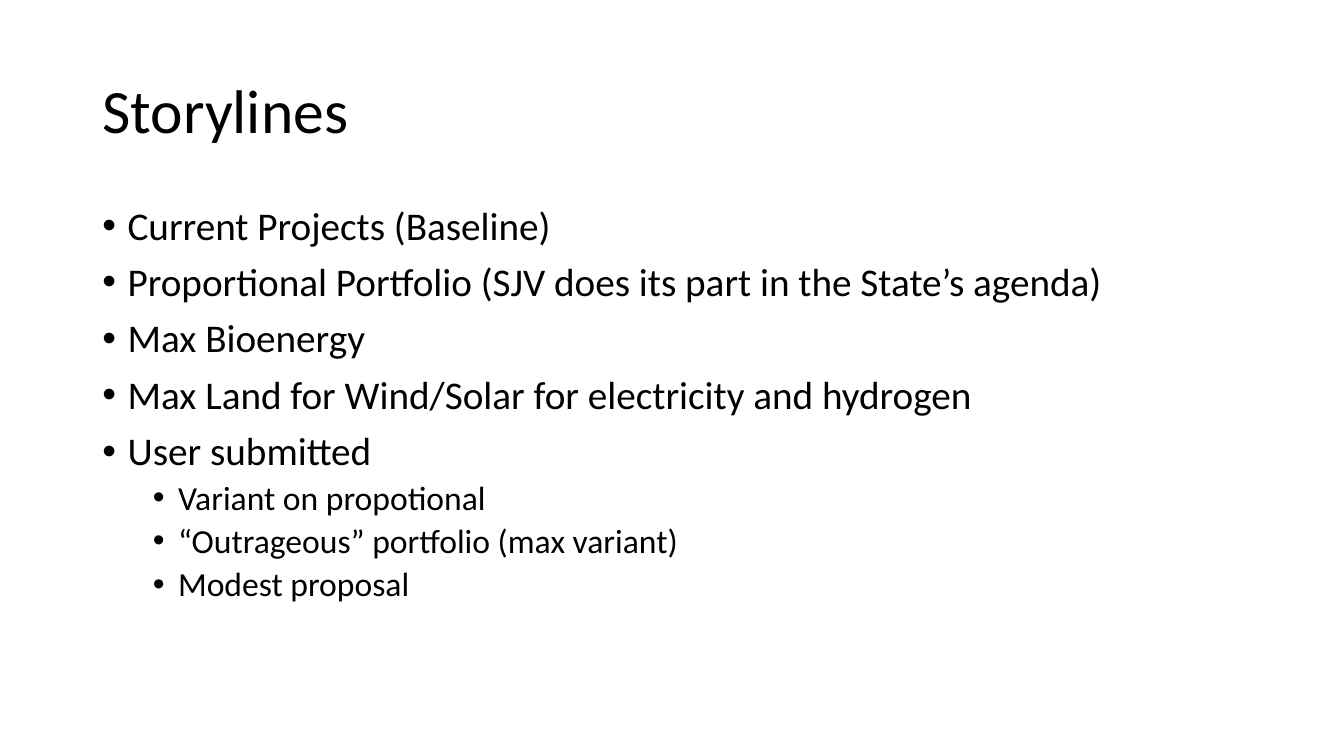
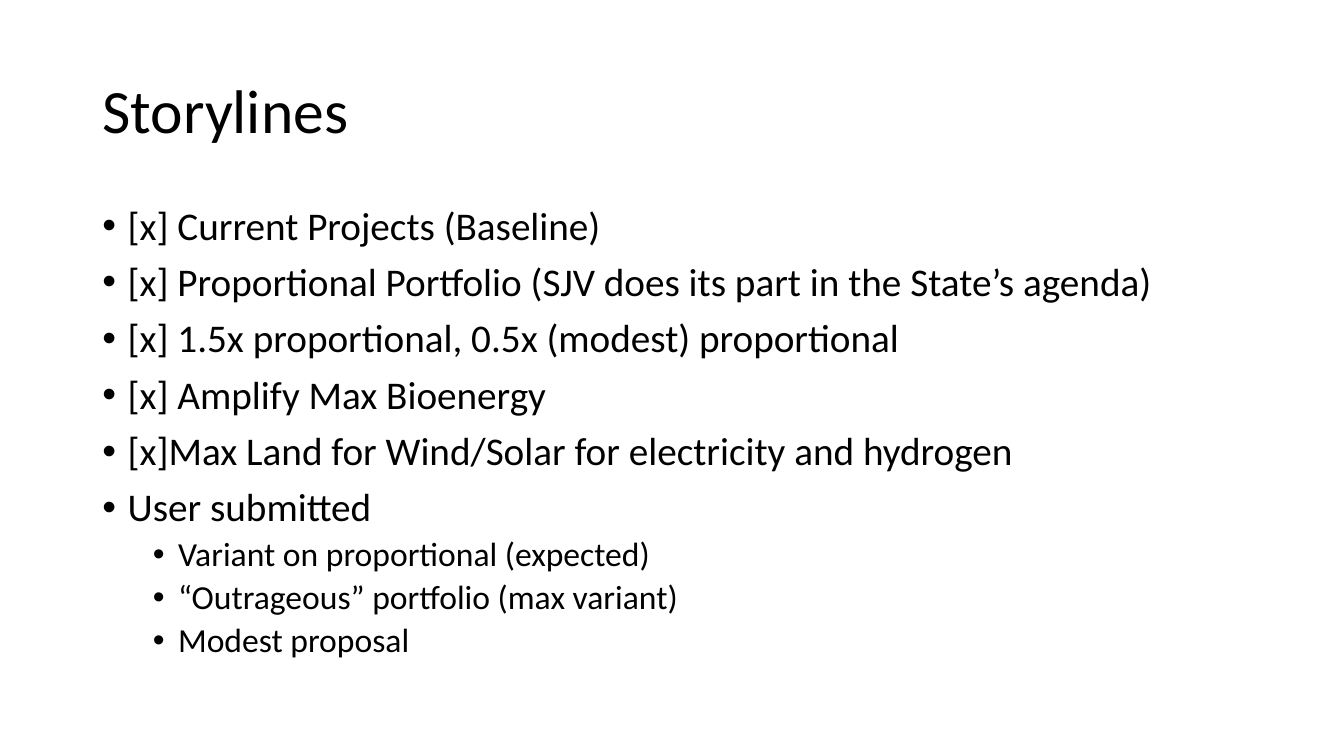
Before and after one commit to jarojasag/SJV, a slide deck: slide 1 of data/Storylines in Portfolios.pptx. Drawn at 1344x756 pixels with LibreOffice and Linux fonts; fonts in the diff are those of the drawing. Boxes give left, top, right and bottom in pixels: in the first picture for what was removed or moved away, otherwise in the second. Text is boxed around its words. In the diff, an @@ line names an element or a change of style, - is before the commit and + after.

Commit message:
Full Portfolio Analysis attached

```diff
--- a/data/Storylines in Portfolios.pptx
+++ b/data/Storylines in Portfolios.pptx
@@ text at (x1=128, y1=211, x2=1151, y2=472): text changed @@
-• Current Projects (Baseline)
-• Proportional Portfolio (SJV does its part in the State’s agenda)
-• Max Bioenergy
-• Max Land for Wind/Solar for electricity and hydrogen
+• [x] Current Projects (Baseline)
+• [x] Proportional Portfolio (SJV does its part in the State’s agenda)
+• [x] 1.5x proportional, 0.5x (modest) proportional
+• [x] Amplify Max Bioenergy
+• [x]Max Land for Wind/Solar for electricity and hydrogen
@@ text at (x1=178, y1=541, x2=650, y2=572): text changed @@
-  • Variant on propotional
+  • Variant on proportional (expected)
```
Also in this commit, not shown: 2 slides added, 4 other files.
